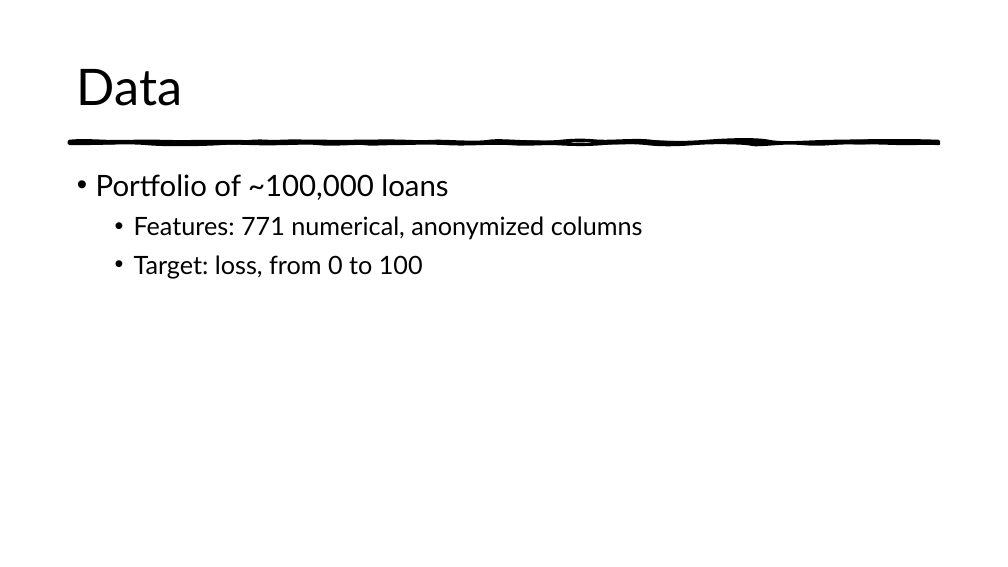
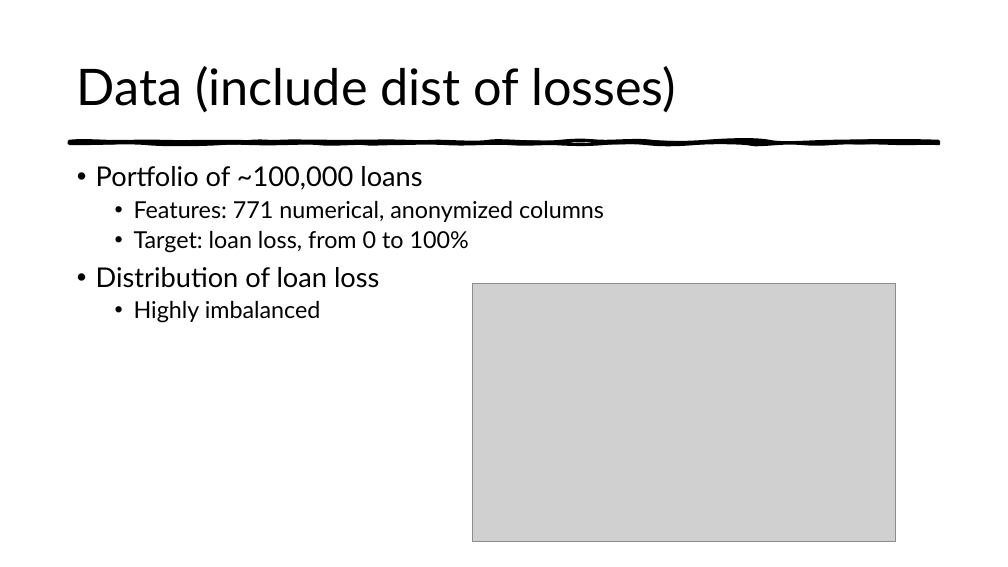
Before and after one commit to mdominguez2010/Loan-Loss, a slide deck: slide 3 of presentation/mvp .pptx. Drawn at 1008x567 pixels with LibreOffice and Linux fonts; fonts in the diff are those of the drawing; grey boxes stand for pictures. Boxes give left, top, right and bottom in pixels: in the first picture for what was removed or moved away, otherwise in the second. Text is boxed around its words. In the diff, an @@ line names an element or a change of style, - is before the commit and + after.

```diff
--- a/presentation/mvp .pptx
+++ b/presentation/mvp .pptx
@@ title at [77,66,676,113]: text changed @@
-Data
+Data (include dist of losses)
@@ text at [96,166,604,222]: size 28 to 25.9 pt in "Portfolio of ~100,000 loans"; size 24 to 22.2 pt in "Features: 771 numerical, anonymized columns"; line spacing 1.1 to 0.9 @@
@@ text at [96,231,469,323]: text changed; size 24 to 22.2 pt @@
-  • Target: loss, from 0 to 100
+  • Target: loan loss, from 0 to 100%
+• Distribution of loan loss
+  • Highly imbalanced
@@ picture added at [473,284,896,541] @@
```
Also in this commit, not shown: 7 other slides changed, 2 slides added, 1 slide removed, 1 other file.
